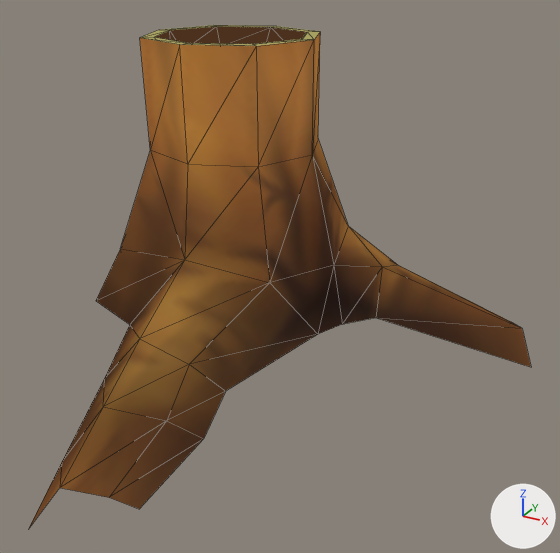
An edit to the glTF model scenes/levels/assets/tree/src/tree_3.gltf, drawn before and after from the same camera.
Rendered twice from a 50 mm camera at (1.37, -2.5, 1.21) aimed at (0.33, -0.6, 0.26). Arrows for +X, +Y and +Z are at lower right; the lights stay in place. Mesh edges are drawn as thin lines. Objects named as collision shapes, trigger or cutter boxes, shadow casters or lower levels of detail are left out. Where no turn or scale is listed for an object, it has been applied to the vertices. Vertices at the same position are counted once.

The first picture shows 'Tree3'.
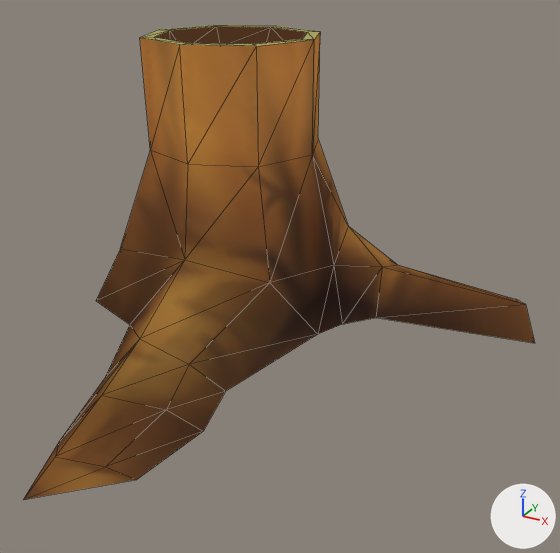
Location of each change, [x1, y1, x2, y2] in pixels of the pictures (560 x 553 px; the box of a moved part takes in the faces that stretch with it):
'Tree3', reshaped: before [29, 25, 531, 528]; after [23, 25, 534, 500]
part 1 of me_tree3_001, built on: before [376, 265, 531, 367]; after [376, 265, 534, 343]
part 2 of me_tree3_001, moved or reshaped: before [29, 339, 225, 528]; after [23, 339, 225, 500]

The edits, one by one:
me_tree3_001 is used by ob_tree3; location (0.0, 0.0, 0.0).
Verts and faces of me_tree3_001; kept vertices keep their numbers, new ones are numbered from 72.
Before the commit, vertices of me_tree3_001: 19 (0.5, -0.23, 0.0) at pixel (375, 317), 66 (0.96, -0.05, -0.01) at pixel (522, 328), 67 (0.91, 0.05, -0.05) at pixel (512, 322), 69 (0.85, 0.1, -0.12), 71 (1.02, -0.11, -0.12) at pixel (531, 367).
Before the commit, vertices of me_tree3_001: 53 (0.06, -0.95, 0.14) at pixel (139, 338), 56 (0.16, -1.24, 0.1) at pixel (103, 406), 57 (0.29, -1.15, 0.05) at pixel (166, 420), 58 (0.35, -1.06, -0.04) at pixel (203, 438), 59 (-0.06, -0.99, 0.0) at pixel (104, 378).
Before the commit, vertices of me_tree3_001: 60 (0.08, -1.33, -0.04) at pixel (61, 462), 61 (0.18, -1.43, -0.01) at pixel (59, 487), 62 (0.12, -1.5, -0.12) at pixel (28, 529), 63 (0.27, -1.37, -0.05) at pixel (109, 497), 64 (0.31, -1.31, -0.12) at pixel (139, 509).
me_tree3_001 had 72 vertices, 117 faces and spanned x -0.72..1.02, y -1.5..0.24, z -0.12..0.91.
me_tree3_001 now has 72 vertices, 123 faces and spans x -0.72..1.02, y -1.5..0.24, z -0.02..0.91.
Part 1, on me_tree3_001:
Vertices deleted: 71 (with the faces that use them).
Vertex 66 moves to (0.96, -0.05, 0.08), pixel (525, 304).
Vertex 67 moves to (0.91, 0.05, 0.04), pixel (516, 299).
Vertex 69 moves to (0.85, 0.1, -0.02).
New vertex 75 is at (1.02, -0.11, -0.02), pixel (534, 343).
New faces: (19, 75, 66), (67, 75, 69), (66, 75, 67).
Part 2, on me_tree3_001:
Vertices deleted: 60, 62 (with the faces that use them).
Faces deleted: (53, 59, 56).
Vertex 56 moves to (0.16, -1.24, 0.14), pixel (101, 395).
Vertex 57 moves to (0.29, -1.15, 0.08), pixel (166, 409).
Vertex 58 moves to (0.35, -1.06, -0.02), pixel (203, 431).
Vertex 61 moves to (0.18, -1.43, 0.08), pixel (55, 456).
Vertex 63 moves to (0.27, -1.37, 0.04), pixel (105, 466).
Vertex 64 moves to (0.31, -1.31, -0.02), pixel (136, 479).
New vertex 73 is at (0.08, -1.33, 0.02), pixel (58, 442).
New vertex 74 is at (0.12, -1.5, -0.02), pixel (23, 499).
New faces: (53, 59, 73), (53, 73, 56), (61, 73, 74), (56, 73, 61), (63, 74, 64), (61, 74, 63).
